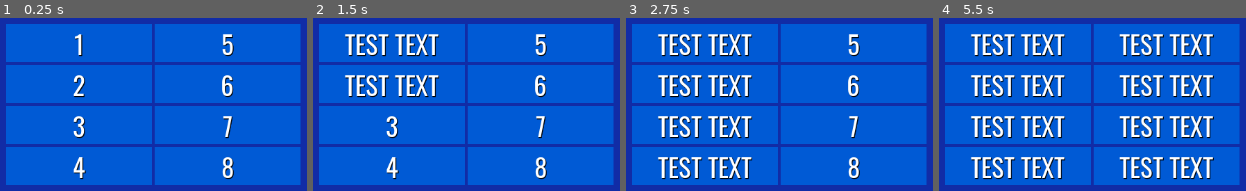
Above: before the commit, frames 1-4 (left to right).
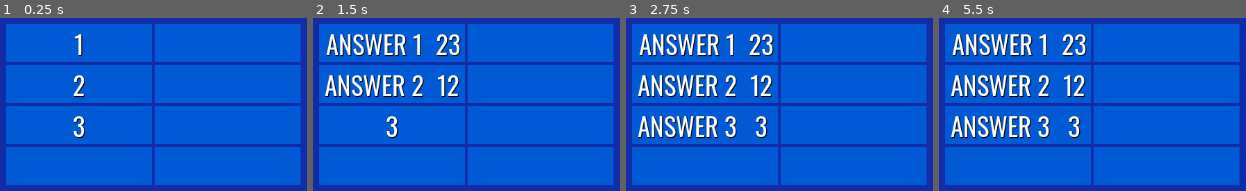
Above: after the commit, the same moments.

Repository: Javachup/godot-prototypes
Game: Godot game, scene res://root.tscn
The game is run twice, just before and just after one commit, with the same random seed, the same clock (stepped at 60 frames per second) and the same inputs.
Inputs:
- Up to frame 1 (0.25 s): no input
- Up to frame 2 (1.5 s): tap Enter at 0.5 s; tap 1 (Reveal1) at 0.6 s; tap 2 (Reveal2) at 0.8, 1.35 s; tap Space at 1.25 s
- Up to frame 3 (2.75 s): tap 3 (Reveal3) at 1.55, 2.1 s; tap Enter at 2 s; tap 4 (Reveal4) at 2.3 s
- Up to frame 4 (5.5 s): tap Space at 2.75, 4.25 s; tap 4 (Reveal4) at 2.85 s; tap 5 (Reveal5) at 3.05, 3.6 s; tap Enter at 3.5 s; tap 6 (Reveal6) at 3.8, 4.35 s; tap 7 (Reveal7) at 4.55, 5.1 s; tap 8 (Reveal8) at 5.3 s

The runs differ from the first frame. In frame 1, 1.6% of the frame differs, in the area x 23-77%, y 9-94%; in frame 2, 9.9%; in frame 3, 16%; in frame 4, 23%, in the area x 3-90%, y 9-94%.

Commit message:
adds file reading for questions

Diff:
--- a/FamilyFeud/Answer/answer.gd
+++ b/FamilyFeud/Answer/answer.gd
@@ -1,12 +1,38 @@
 class_name Answer
 extends Control
 
-@onready var real_answer = %"Real Answer"
-@onready var number = %Number
+@onready var reveal_side: Control = %"Reveal Side"
+@onready var hidden_side: Control = %"Hidden Side"
+
+@onready var real_answer: Label = %"Real Answer"
+@onready var real_number: Label = %"Real Number"
+@onready var number: Label = %Number
+
+var is_real := false
 
 func reveal():
-	number.visible = false
-	real_answer.visible = true
+	if not is_real: return
 
-func set_answer(answer: String):
+	hidden_side.visible = false
+	reveal_side.visible = true
+
+func make_hidden():
+	hidden_side.visible = true
+	reveal_side.visible = false
+
+func make_not_real():
+	hidden_side.visible = false
+	reveal_side.visible = false
+
+func set_answer(answer: String, number: int):
+	set_is_real(true)
+
 	real_answer.text = answer
+	real_number.text = str(number)
+
+func set_is_real(new_is_real: bool):
+	if new_is_real:
+		make_hidden()
+	else:
+		make_not_real()
+	is_real = new_is_real
--- a/FamilyFeud/Answer/answer.tscn
+++ b/FamilyFeud/Answer/answer.tscn
@@ -24,7 +24,7 @@
 grow_vertical = 2
 color = Color(0, 0.353963, 0.833228, 1)
 
-[node name="Real Answer" type="Label" parent="."]
+[node name="Reveal Side" type="Control" parent="."]
 unique_name_in_owner = true
 visible = false
 layout_mode = 1
@@ -33,12 +33,47 @@
 anchor_bottom = 1.0
 grow_horizontal = 2
 grow_vertical = 2
+
+[node name="Real Answer" type="Label" parent="Reveal Side"]
+unique_name_in_owner = true
+layout_mode = 1
+anchors_preset = 15
+anchor_right = 1.0
+anchor_bottom = 1.0
+offset_right = -51.0
+offset_bottom = 1.0
+grow_horizontal = 2
+grow_vertical = 2
 text = "Test Text"
 horizontal_alignment = 1
 vertical_alignment = 1
 uppercase = true
 
-[node name="Number" type="Label" parent="."]
+[node name="Real Number" type="Label" parent="Reveal Side"]
+unique_name_in_owner = true
+layout_mode = 1
+anchors_preset = 15
+anchor_right = 1.0
+anchor_bottom = 1.0
+offset_left = 162.0
+offset_bottom = 1.0
+grow_horizontal = 2
+grow_vertical = 2
+text = "99"
+horizontal_alignment = 1
+vertical_alignment = 1
+uppercase = true
+
+[node name="Hidden Side" type="Control" parent="."]
+unique_name_in_owner = true
+layout_mode = 1
+anchors_preset = 15
+anchor_right = 1.0
+anchor_bottom = 1.0
+grow_horizontal = 2
+grow_vertical = 2
+
+[node name="Number" type="Label" parent="Hidden Side"]
 unique_name_in_owner = true
 layout_mode = 1
 anchors_preset = 15
--- a/FamilyFeud/AnswerManager/answer_manager.gd
+++ b/FamilyFeud/AnswerManager/answer_manager.gd
@@ -2,6 +2,9 @@
 extends GridContainer
 
 @export var answers : Array[Answer]
+
+func _ready():
+	load_question("res://Questions/TestQuestion.txt")
 
 func _unhandled_input(event):
 	var reveal = -1
@@ -16,3 +19,18 @@
 
 	if reveal > 0:
 		answers[reveal-1].reveal()
+
+func load_question(file_name: String):
+	var file = FileAccess.open(file_name, FileAccess.READ)
+
+	for i in 8: answers[i].set_is_real(false)
+
+	for i in 8:
+		if file.eof_reached(): break
+
+		var line = file.get_csv_line()
+		if line.size() != 2:
+			printerr("Line " % i % "of question " % file_name % "does not have 2 entries")
+			continue
+
+		answers[i].set_answer(line[0], int(line[1]))
--- a/FamilyFeud/AnswerManager/answer_manager.tscn
+++ b/FamilyFeud/AnswerManager/answer_manager.tscn
@@ -25,43 +25,43 @@
 [node name="Answer5" parent="." instance=ExtResource("1_gq7v7")]
 layout_mode = 2
 
-[node name="Number" parent="Answer5" index="2"]
+[node name="Number" parent="Answer5/Hidden Side" index="0"]
 text = "5"
 
 [node name="Answer2" parent="." instance=ExtResource("1_gq7v7")]
 layout_mode = 2
 
-[node name="Number" parent="Answer2" index="2"]
+[node name="Number" parent="Answer2/Hidden Side" index="0"]
 text = "2"
 
 [node name="Answer6" parent="." instance=ExtResource("1_gq7v7")]
 layout_mode = 2
 
-[node name="Number" parent="Answer6" index="2"]
+[node name="Number" parent="Answer6/Hidden Side" index="0"]
 text = "6"
 
 [node name="Answer3" parent="." instance=ExtResource("1_gq7v7")]
 layout_mode = 2
 
-[node name="Number" parent="Answer3" index="2"]
+[node name="Number" parent="Answer3/Hidden Side" index="0"]
 text = "3"
 
 [node name="Answer7" parent="." instance=ExtResource("1_gq7v7")]
 layout_mode = 2
 
-[node name="Number" parent="Answer7" index="2"]
+[node name="Number" parent="Answer7/Hidden Side" index="0"]
 text = "7"
 
 [node name="Answer4" parent="." instance=ExtResource("1_gq7v7")]
 layout_mode = 2
 
-[node name="Number" parent="Answer4" index="2"]
+[node name="Number" parent="Answer4/Hidden Side" index="0"]
 text = "4"
 
 [node name="Answer8" parent="." instance=ExtResource("1_gq7v7")]
 layout_mode = 2
 
-[node name="Number" parent="Answer8" index="2"]
+[node name="Number" parent="Answer8/Hidden Side" index="0"]
 text = "8"
 
 [editable path="Answer1"]
Not shown, added: FamilyFeud/Questions/TestQuestion.txt
Not shown, added: FamilyFeud/Questions/TestQuestion.txt.import
